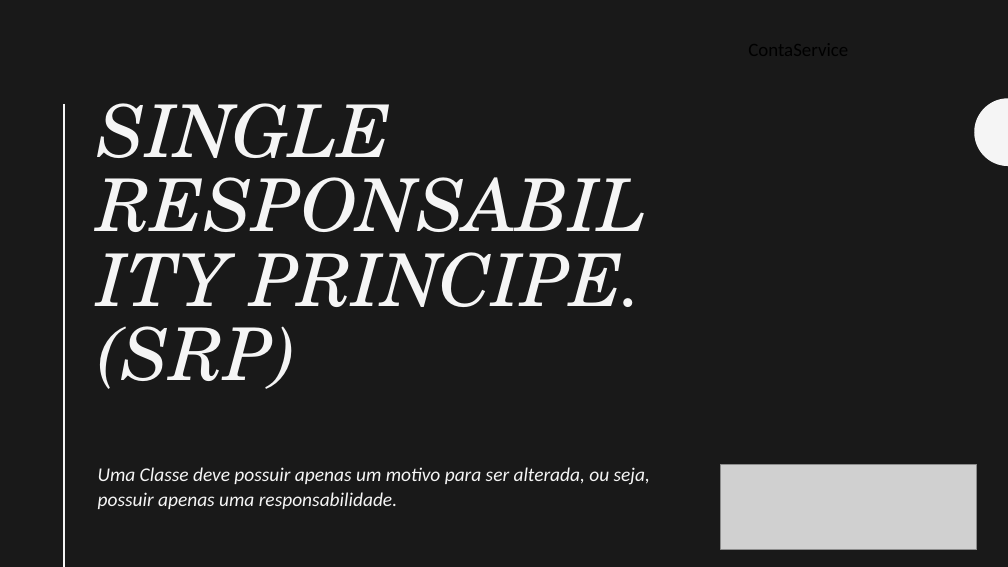
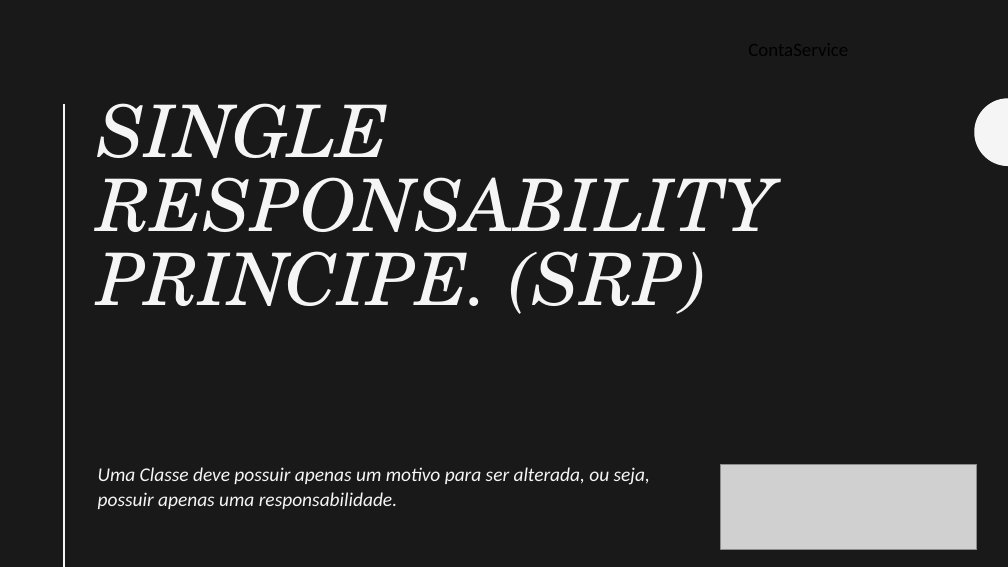
Before and after one commit to wpoPR/Cinq-Solid, a slide deck: slide 5 of apresentacao.pptx. Drawn at 1008x567 pixels with LibreOffice and Linux fonts; fonts in the diff are those of the drawing; grey boxes stand for pictures. Boxes give left, top, right and bottom in pixels: in the first picture for what was removed or moved away, otherwise in the second. Text is boxed around its words. In the diff, an @@ line names an element or a change of style, - is before the commit and + after.

```diff
--- a/apresentacao.pptx
+++ b/apresentacao.pptx
@@ title "SINGLE RESPONSABILITY PRINCIPE. (SRP)" at box(98, 103, 777, 314): size 69.3 to 69 pt @@
```
Also in this commit, not shown: 3 other files.
